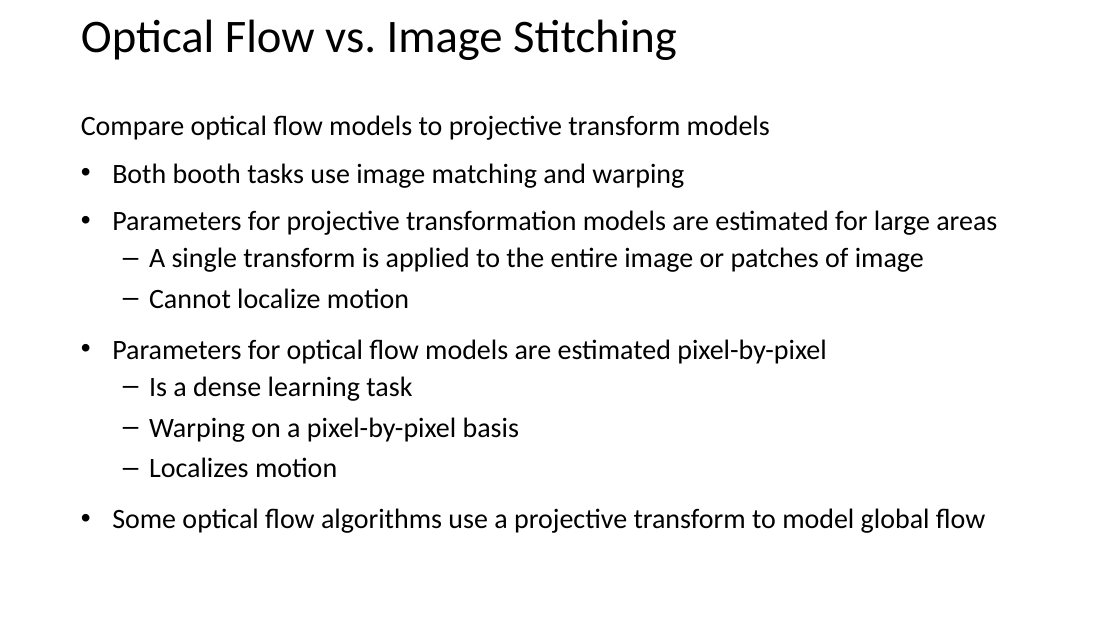
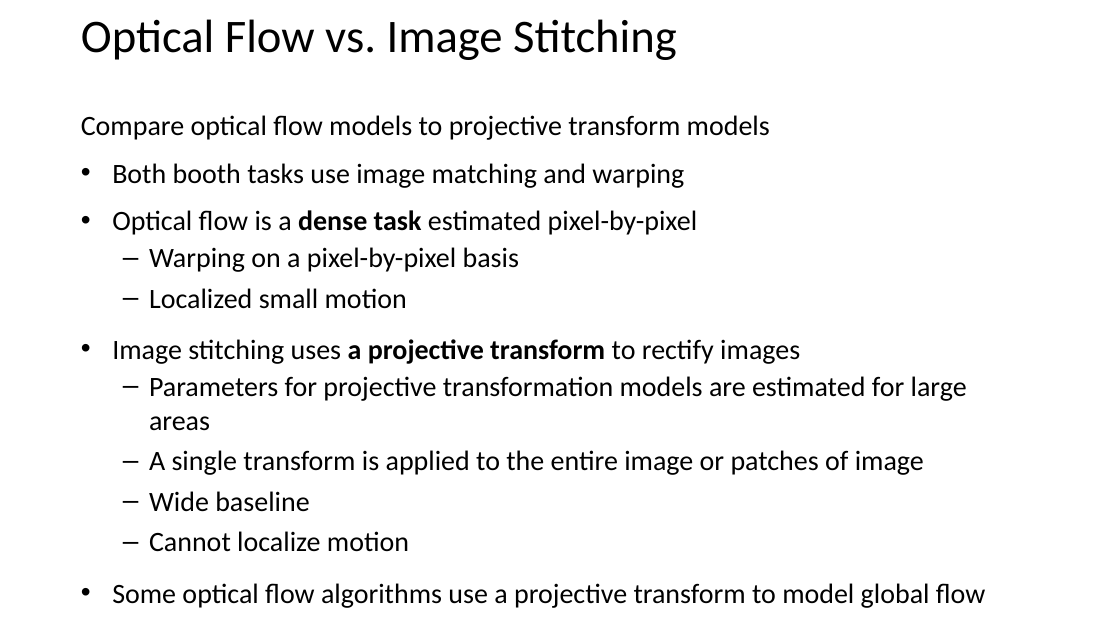
Before and after one commit to StephenElston/CSCI-E25, a slide deck: slide 3 of Slides/13_ImageStitching.pptx. Drawn at 1120x630 pixels with LibreOffice and Linux fonts; fonts in the diff are those of the drawing. Boxes give left, top, right and bottom in pixels: in the first picture for what was removed or moved away, otherwise in the second. Text is boxed around its words. In the diff, an @@ line names an element or a change of style, - is before the commit and + after.

```diff
--- a/Slides/13_ImageStitching.pptx
+++ b/Slides/13_ImageStitching.pptx
@@ text at [112,210,800,364]: paragraphs added @@
+• Optical flow is a dense task estimated pixel-by-pixel
+  – Warping on a pixel-by-pixel basis
+  – Localized small motion
+• Image stitching uses a projective transform to rectify images
@@ text at [112,339,826,478]: paragraphs removed @@
-• Parameters for optical flow models are estimated pixel-by-pixel
-  – Is a dense learning task
-  – Warping on a pixel-by-pixel basis
-  – Localizes motion
@@ text at [149,376,967,431]: bullet • to –; list level 1 to 2 in "Parameters for projective transformation models ..." @@
@@ text at [149,491,309,512]: paragraph added @@
+  – Wide baseline
```
Also in this commit, not shown: 3 other slides changed.
